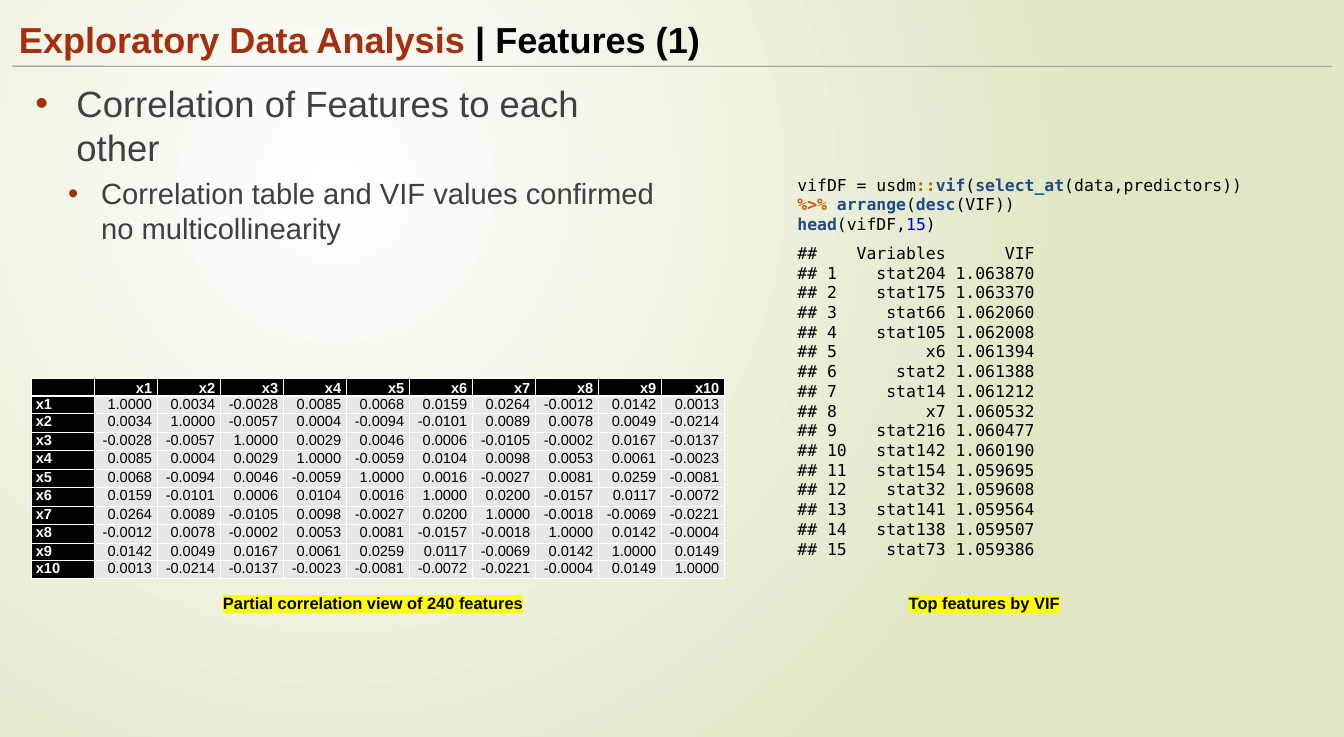
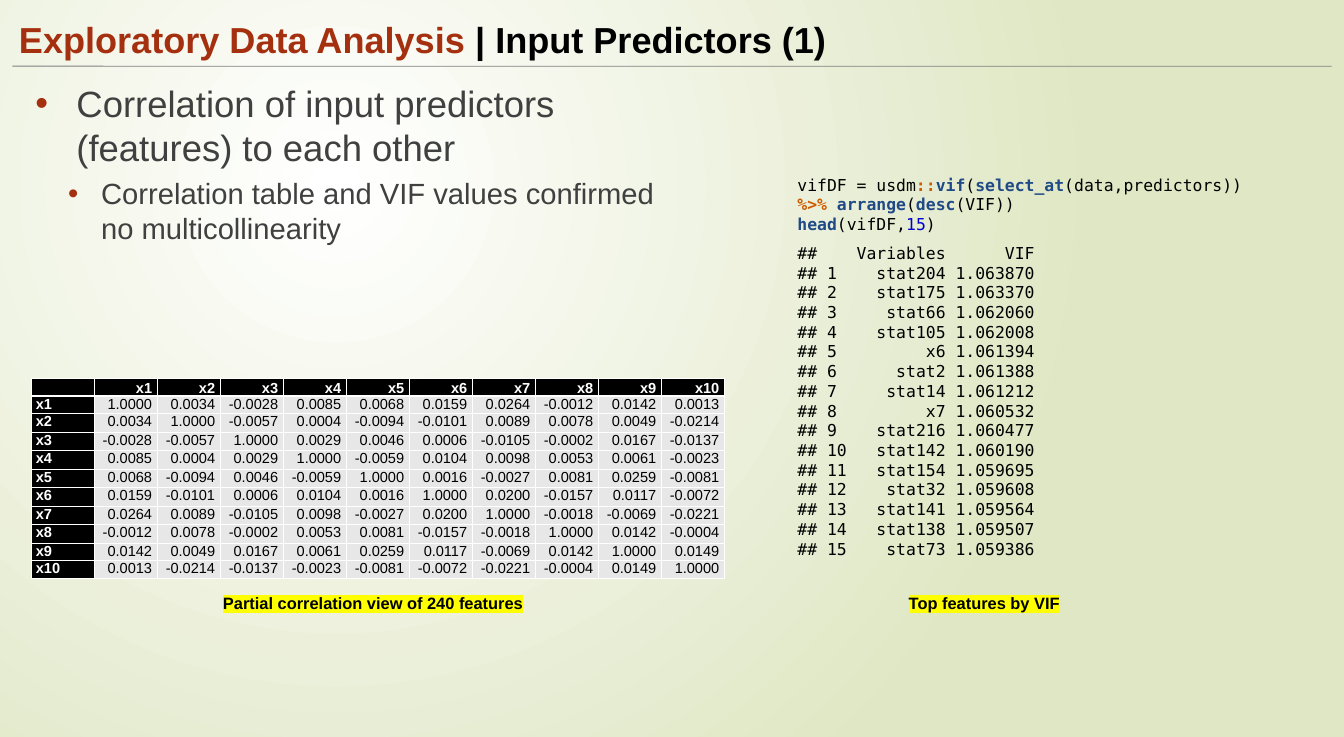
Before and after one commit to ngupta23/DS6372-PredictingPerformanceIntegratedCircuits1, a slide deck: slide 7 of Presentation/MSDS6372_Project1_Presentation.pptx. Drawn at 1344x737 pixels with LibreOffice and Linux fonts; fonts in the diff are those of the drawing. Boxes give left, top, right and bottom in pixels: in the first picture for what was removed or moved away, otherwise in the second. Text is boxed around its words. In the diff, an @@ line names an element or a change of style, - is before the commit and + after.

```diff
--- a/Presentation/MSDS6372_Project1_Presentation.pptx
+++ b/Presentation/MSDS6372_Project1_Presentation.pptx
@@ title at [19,26,826,60]: text changed @@
-Exploratory Data Analysis | Features (1)
+Exploratory Data Analysis | Input Predictors (1)
@@ text at [76,90,554,168]: text changed @@
-• Correlation of Features to each other
+• Correlation of input predictors (features) to each other
```
Also in this commit, not shown: 6 other slides changed.
